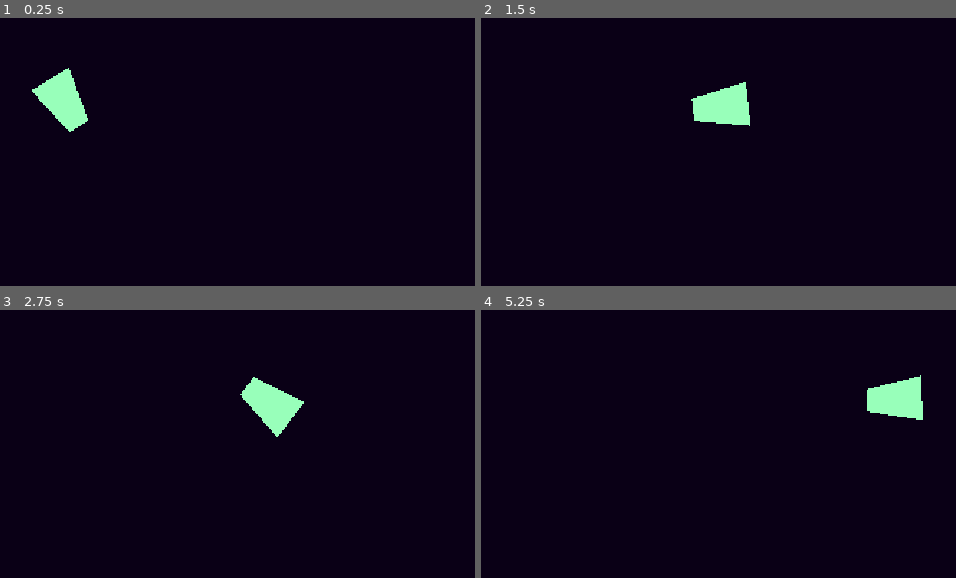
Above: before the commit, frames 1-4 (two rows, left to right).
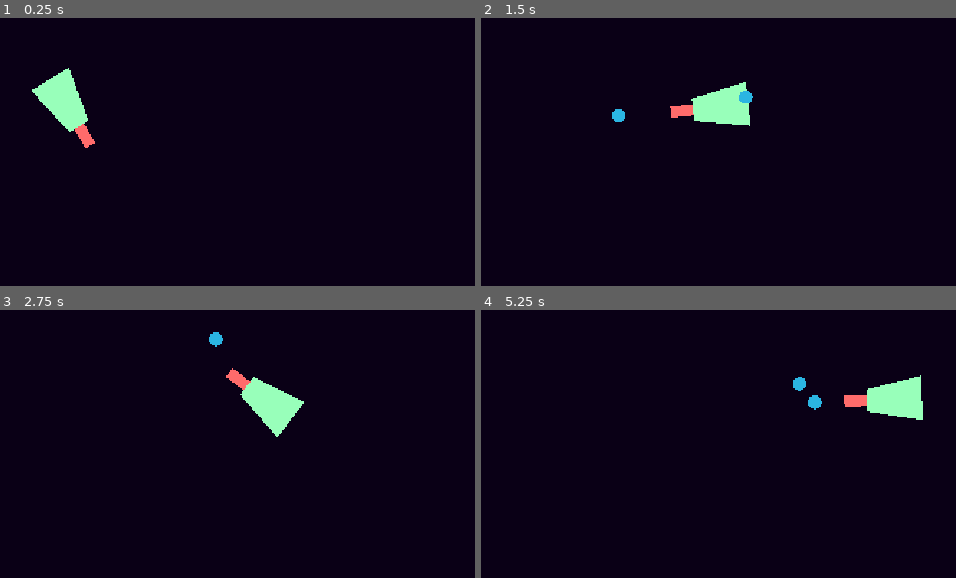
Above: after the commit, the same moments.

Repository: AkashR04/Polygon-shoot
Game: Godot game, scene res://scenes/game.tscn
Two runs of this game, one before a commit and one after it. Both use one fixed random seed, a clock stepped at 60 frames per second and the inputs below.
Inputs (mouse positions are in pixels of both pictures, inside the frame that each line leads up to):
- Up to frame 1 (0.25 s): no input
- Up to frame 2 (1.5 s): tap Enter (ui_accept) at 0.5, 0.77 s; move the mouse to (732, 98) at 0.52 s; hold D (right) from 0.53 s (still down); tap Space (shoot) at 0.6, 1.35 s; move the mouse to (outside the picture) at 1.27 s
- Up to frame 3 (2.75 s): tap Enter (ui_accept) at 1.52 s; move the mouse to (156, 312) at 2.02 s; release D (right) at 2.03 s; hold A (left) from 2.03 s (still down); tap Space (shoot) at 2.1 s
- Up to frame 4 (5.25 s): move the mouse to (514, 502) at 2.77 s; release A (left) at 2.78 s; hold D (right) 2.78-4.28 s; tap Space (shoot) every 0.75 s from 2.85 to 5.1 s; tap Enter (ui_accept) at 3.02, 3.77, 4.52 s; move the mouse to (794, 478) at 3.52 s; move the mouse to (outside the picture) at 4.27 s; hold A (left) 4.28-5.03 s; move the mouse to (595, 411) at 5.02 s; hold D (right) from 5.03 s (still down)

The runs differ from the first frame. In frame 1, 0.2% of the frame differs, in the area x 15-20%, y 39-49%; in frame 2, 0.4%; in frame 3, 0.3%; in frame 4, 0.4%, in the area x 65-82%, y 25-38%.

Commit message:
Add shooting functionality

Diff:
--- /dev/null
+++ b/scenes/bullet.tscn
@@ -0,0 +1,21 @@
+[gd_scene format=3 uid="uid://dx32v136gyolg"]
+
+[ext_resource type="Script" uid="uid://bmf8w841twj7w" path="res://scripts/bullet.gd" id="1_mkf8s"]
+
+[sub_resource type="CircleShape2D" id="CircleShape2D_h1aey"]
+
+[node name="Bullet" type="Area2D" unique_id=2113746088]
+script = ExtResource("1_mkf8s")
+
+[node name="CollisionShape2D" type="CollisionShape2D" parent="." unique_id=1721017758]
+shape = SubResource("CircleShape2D_h1aey")
+
+[node name="Polygon2D" type="Polygon2D" parent="." unique_id=356885021]
+color = Color(0.17119548, 0.71161425, 0.8869782, 1)
+polygon = PackedVector2Array(0, -10, 4, -9, 7, -7, 9, -4, 10, 0, 9, 4, 7, 7, 4, 9, 0, 10, -4, 9, -7, 7, -9, 4, -10, 0, -9, -4, -7, -7, -4, -9)
+
+[node name="Timer" type="Timer" parent="." unique_id=1535809861]
+one_shot = true
+autostart = true
+
+[connection signal="timeout" from="Timer" to="." method="_on_timer_timeout"]
--- a/scenes/player.tscn
+++ b/scenes/player.tscn
@@ -2,20 +2,24 @@
 
 [ext_resource type="Script" uid="uid://7cna8rg76py0" path="res://scripts/player.gd" id="1_3vyb7"]
 
-[sub_resource type="CapsuleShape2D" id="CapsuleShape2D_u8vuu"]
-radius = 16.0
-height = 80.0
-
 [node name="Player" type="CharacterBody2D" unique_id=1945577251]
 script = ExtResource("1_3vyb7")
 
-[node name="Polygon2D" type="Polygon2D" parent="." unique_id=1049081410]
+[node name="Gun" type="Polygon2D" parent="." unique_id=1944091469]
+scale = Vector2(1.6, 1)
+color = Color(1, 0.42000002, 0.42000002, 1)
+polygon = PackedVector2Array(0, -8, 40, -8, 39.99997, -0.70262146, 40, 8, 0, 8)
+
+[node name="Body" type="Polygon2D" parent="." unique_id=1049081410]
 position = Vector2(5.333336, 0)
 scale = Vector2(1.1111112, 1)
 color = Color(0.59690315, 1, 0.7309574, 1)
 polygon = PackedVector2Array(-48, -32, 24, -16, 24, 16, -48, 32)
 
-[node name="CollisionShape2D" type="CollisionShape2D" parent="." unique_id=565301294]
-position = Vector2(-8, 0)
-rotation = 1.5707964
-shape = SubResource("CapsuleShape2D_u8vuu")
+[node name="CollisionPolygon2D" type="CollisionPolygon2D" parent="." unique_id=970367974]
+position = Vector2(0, 2.3841858e-07)
+scale = Vector2(0.93749994, 0.7578125)
+polygon = PackedVector2Array(-48, -32, 32, -16, 32, -8, 64, -8, 64, 8, 32, 8, 32, 16, -48, 32)
+
+[node name="start_bullet_pos" type="Node2D" parent="." unique_id=746473218]
+position = Vector2(72, 0)
--- /dev/null
+++ b/scripts/bullet.gd
@@ -0,0 +1,12 @@
+extends Area2D
+
+# Defining direction as a Vector2 variable
+var direction: Vector2
+const SPEED = 4
+#Now to define movement in physics method
+func _physics_process(delta: float) -> void:
+	global_position += direction * SPEED
+
+
+func _on_timer_timeout() -> void:
+	queue_free() # Replace with function body.
--- a/scripts/player.gd
+++ b/scripts/player.gd
@@ -2,6 +2,8 @@
 
 
 const SPEED = 300.0
+@onready var start_bullet_pos = $start_bullet_pos
+var bullet_scene = preload("res://scenes/bullet.tscn")
 #const JUMP_VELOCITY = -400.0
 func get_input():
 	# This makes the characters right side keep facing the position the mouse is in.
@@ -12,6 +14,12 @@
 	#Multiply it by variable speed to define the speed at which it would be moving example -300 or 300
 	velocity.x = Input.get_axis("left","right") * SPEED
 	velocity.y = Input.get_axis("up","down") * SPEED
+	if Input.is_action_just_pressed("shoot"):
+		var bullet = bullet_scene.instantiate()
+		bullet.global_position = start_bullet_pos.global_position
+		$/root/Game.add_child(bullet)
+
+		bullet.direction = (get_global_mouse_position() - global_position).normalized()
 	#Lets use lerp function to make the movement a little bit smoother
 	#This makes adding real velocity to current velocity bit smoother
 	velocity = lerp(get_real_velocity(), velocity, 0.1)
Not shown, changed: docs/Notes.txt
Not shown, added: scripts/bullet.gd.uid
